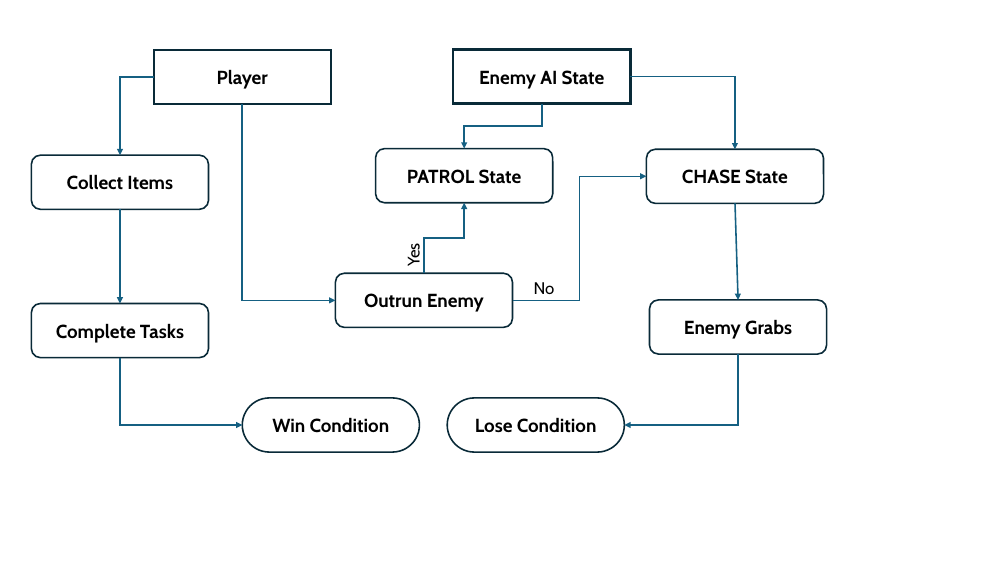
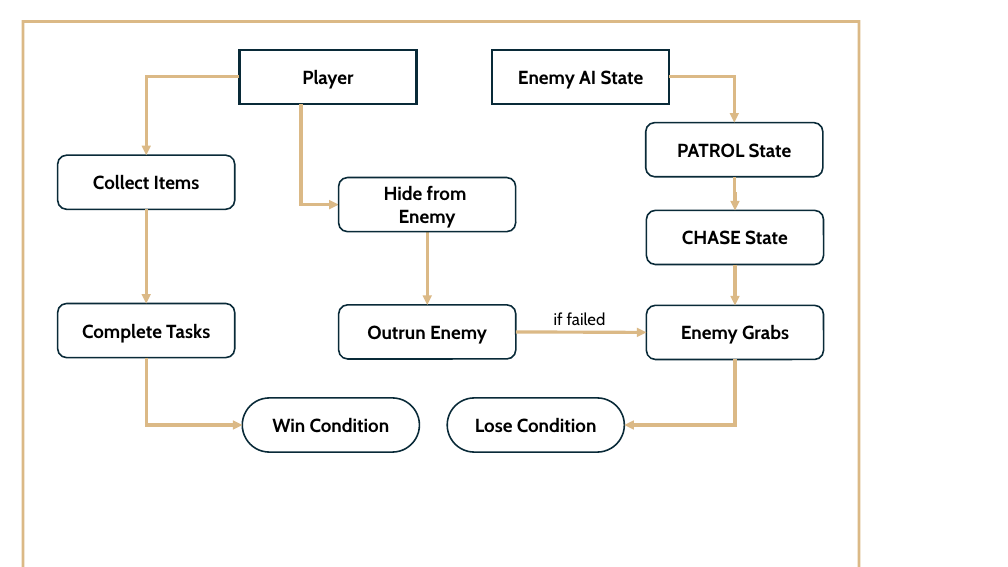
Before and after one commit to ShrutiSabbanii/VRHorror, a slide deck: slide 5 of SRS.pptx. Drawn at 1008x567 pixels with LibreOffice and Linux fonts; fonts in the diff are those of the drawing. Boxes give left, top, right and bottom in pixels: in the first picture for what was removed or moved away, otherwise in the second. Text is boxed around its words. In the diff, an @@ line names an element or a change of style, - is before the commit and + after.

```diff
--- a/SRS.pptx
+++ b/SRS.pptx
@@ freeform shape added at box(22, 20, 861, 567), fill #DBB986 @@
@@ rounded rectangle "Player": place and size @@
-rounded rectangle "Player" at box(154, 50, 330, 104)
+rounded rectangle "Player" at box(240, 50, 417, 104)
@@ rounded rectangle "Enemy AI State": place and size @@
-rounded rectangle "Enemy AI State" at box(454, 49, 631, 104)
+rounded rectangle "Enemy AI State" at box(492, 50, 669, 104)
@@ elbow arrow moved from (154, 77) - (120, 155) to (240, 77) - (146, 155) @@
@@ elbow arrow (240, 77) - (146, 155): stroke #156082 1.5 pt to #DBB986 3 pt @@
@@ elbow arrow removed from (631, 76) to (735, 149) @@
@@ elbow arrow moved from (542, 104) - (464, 149) to (669, 77) - (734, 123) @@
@@ elbow arrow (669, 77) - (734, 123): stroke #156082 1.5 pt to #DBB986 3 pt @@
@@ elbow arrow moved from (243, 104) - (336, 300) to (301, 104) - (339, 205) @@
@@ elbow arrow (301, 104) - (339, 205): stroke #156082 1.5 pt to #DBB986 3 pt @@
@@ rounded rectangle "PATROL State": place and size @@
-rounded rectangle "PATROL State" at box(376, 149, 553, 203)
+rounded rectangle "PATROL State" at box(646, 123, 823, 177)
@@ rounded rectangle added at box(339, 178, 516, 232), fill #FFFFFF, outline #092A39 1.5 pt, 18 pt, text #000000, bold @@
+Hide from
+Enemy
@@ elbow arrow removed from (513, 300) to (647, 176) @@
@@ elbow arrow added from (734, 177) to (735, 210), #DBB986 3 pt @@
@@ 2 rounded rectangles, 1 arrow: place and size @@
-2 rounded rectangles, 1 arrow at box(32, 155, 209, 358)
+2 rounded rectangles, 1 arrow at box(57, 155, 234, 358)
@@ arrow (146, 209) - (146, 303): stroke #156082 1.5 pt to #DBB986 3 pt @@
@@ elbow arrow moved from (424, 273) - (464, 203) to (427, 232) - (427, 305) @@
@@ elbow arrow (427, 232) - (427, 305): stroke #156082 1.5 pt to #DBB986 3 pt @@
@@ rounded rectangle "CHASE State": place and size @@
-rounded rectangle "CHASE State" at box(647, 149, 823, 203)
+rounded rectangle "CHASE State" at box(647, 210, 823, 265)
@@ text removed at box(403, 245, 423, 266) @@
-Yes
@@ arrow moved from (735, 203) - (738, 300) to (735, 265) - (735, 306) @@
@@ arrow (735, 265) - (735, 306): stroke #156082 1.5 pt to #DBB986 3 pt @@
@@ rounded rectangle "Outrun Enemy": place and size @@
-rounded rectangle "Outrun Enemy" at box(336, 273, 513, 327)
+rounded rectangle "Outrun Enemy" at box(339, 305, 516, 359)
@@ text at box(554, 312, 606, 325): text changed @@
-No
+if failed
@@ rounded rectangle "Enemy Grabs": place and size @@
-rounded rectangle "Enemy Grabs" at box(650, 300, 827, 355)
+rounded rectangle "Enemy Grabs" at box(647, 306, 823, 360)
@@ elbow arrow moved from (120, 358) - (243, 425) to (146, 358) - (243, 425) @@
@@ elbow arrow (146, 358) - (243, 425): stroke #156082 1.5 pt to #DBB986 3 pt @@
@@ arrow added from (516, 332) to (647, 333), #DBB986 3 pt @@
@@ elbow arrow moved from (738, 354) - (625, 425) to (735, 360) - (625, 425) @@
@@ elbow arrow (735, 360) - (625, 425): stroke #156082 1.5 pt to #DBB986 3 pt @@
```
Also in this commit, not shown: 1 other slide changed, 3 slides added, 14 other files.
